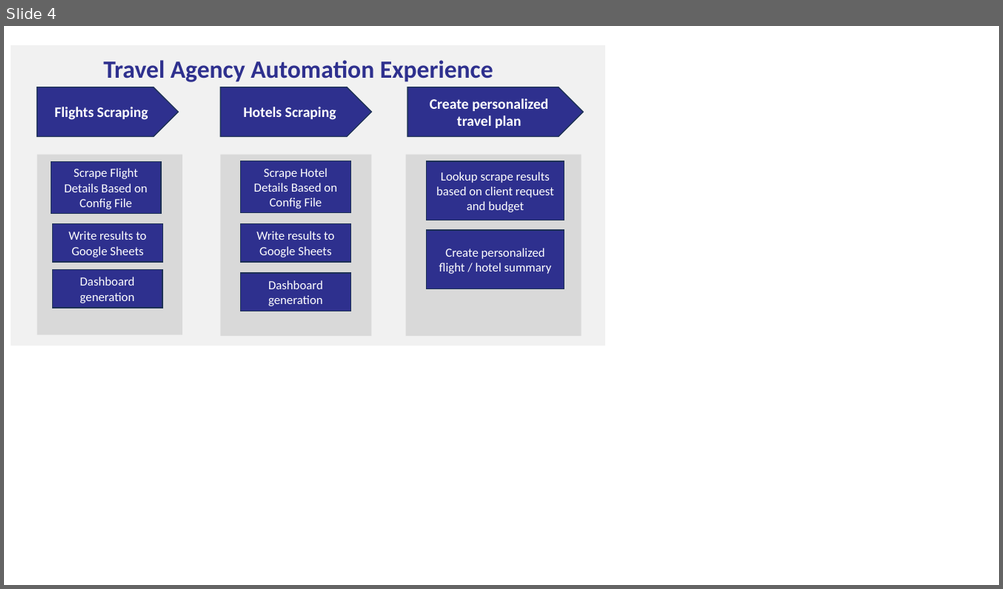
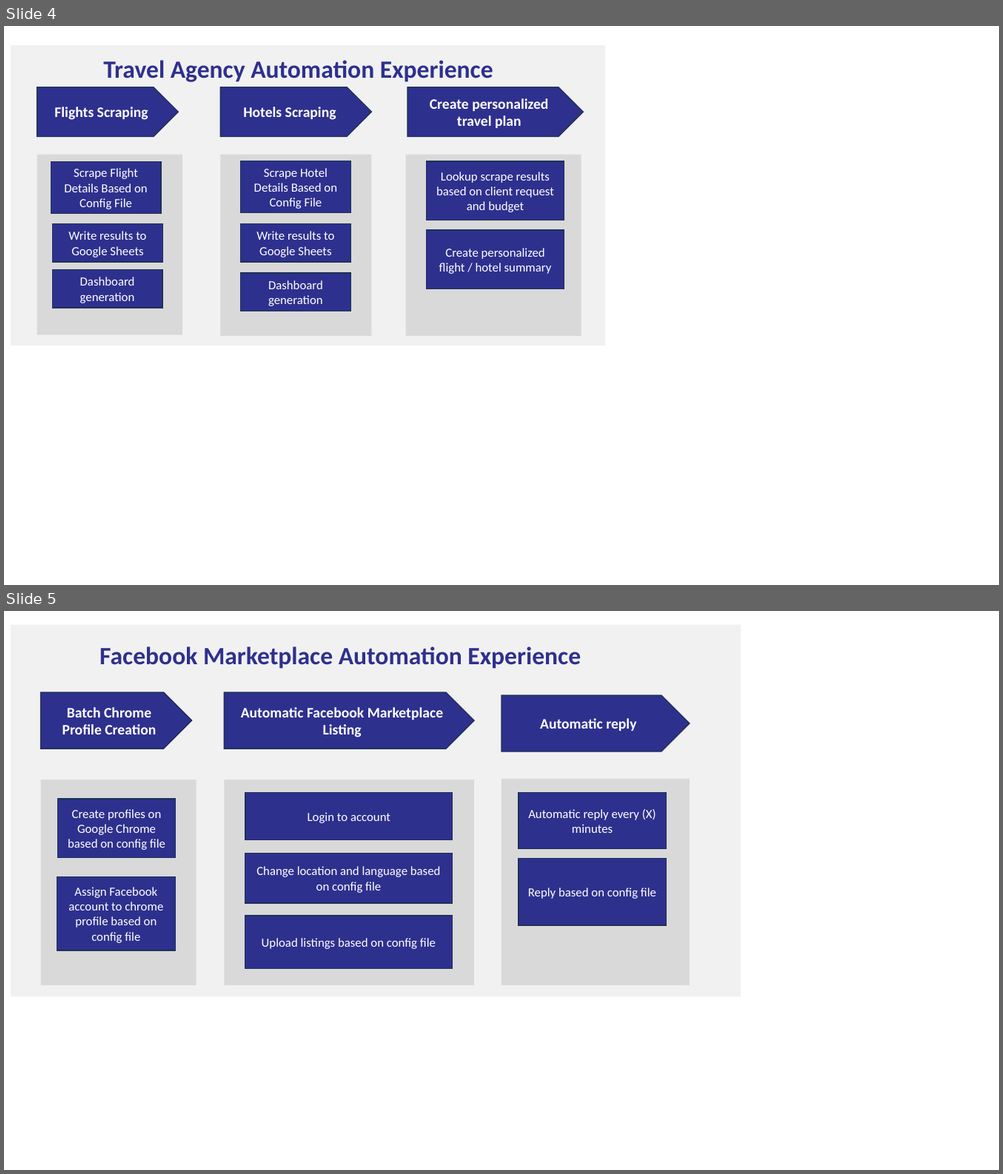
Before and after one commit to 113256/projects, a slide deck: Hyperautomation Stack.pptm. Shown one above the other, each under a label of ours: slide 4 before the commit, slides 4 and 5 after it. The pictures are 1003x589 and 1003x1174 pixels, drawn with LibreOffice and Linux fonts; fonts in the diff are those of the drawing. Boxes give left, top, right and bottom in pixels: in the first picture for what was removed or moved away, otherwise in the second. Text is boxed around its words. In the diff, an @@ line names an element or a change of style, - is before the commit and + after.

```diff
--- a/Hyperautomation Stack.pptm
+++ b/Hyperautomation Stack.pptm
@@ slide 5 added at <box>4,611,999,1170</box>, background #FFFFFF @@
@@ rectangle added at <box>11,624,740,997</box>, fill #F1F1F1 @@
@@ text added at <box>99,647,580,669</box>, 24 pt, text #2E308E, bold @@
+Facebook Marketplace Automation Experience
@@ pentagon arrow added at <box>40,692,191,749</box>, fill #2E308E, outline #1E3256 1 pt, 14 pt, text #FFFFFF, bold @@
+Batch Chrome Profile Creation
@@ pentagon arrow added at <box>224,692,474,749</box>, fill #2E308E, outline #1E3256 1 pt, 14 pt, text #FFFFFF, bold @@
+Automatic Facebook Marketplace Listing
@@ pentagon arrow added at <box>502,695,690,752</box>, fill #2E308E, outline #1E3256 1 pt, 14 pt, text #FFFFFF, bold @@
+Automatic reply
@@ rectangle added at <box>40,780,196,985</box>, fill #D9D9D9 @@
@@ rectangle added at <box>224,780,474,985</box>, fill #D9D9D9 @@
@@ rectangle added at <box>502,779,690,985</box>, fill #D9D9D9 @@
@@ rectangle added at <box>58,799,176,858</box>, fill #2E308E, outline #1E3256 1 pt, 12 pt, text #FFFFFF @@
+Create profiles on Google Chrome based on config file
@@ rectangle added at <box>246,793,452,840</box>, fill #2E308E, outline #1E3256 1 pt, 12 pt, text #FFFFFF @@
+Login to account
@@ rectangle added at <box>518,793,666,849</box>, fill #2E308E, outline #1E3256 1 pt, 12 pt, text #FFFFFF @@
+Automatic reply every (X) minutes
@@ rectangle added at <box>245,854,452,903</box>, fill #2E308E, outline #1E3256 1 pt, 12 pt, text #FFFFFF @@
+Change location and language based on config file
@@ rectangle added at <box>518,859,666,925</box>, fill #2E308E, outline #1E3256 1 pt, 12 pt, text #FFFFFF @@
+Reply based on config file
@@ rectangle added at <box>57,877,176,951</box>, fill #2E308E, outline #1E3256 1 pt, 12 pt, text #FFFFFF @@
+Assign Facebook account to chrome profile based on config file
@@ rectangle added at <box>245,916,452,969</box>, fill #2E308E, outline #1E3256 1 pt, 12 pt, text #FFFFFF @@
+Upload listings based on config file
```
Also in this commit, not shown: 1 other slide added, 4 other files.
